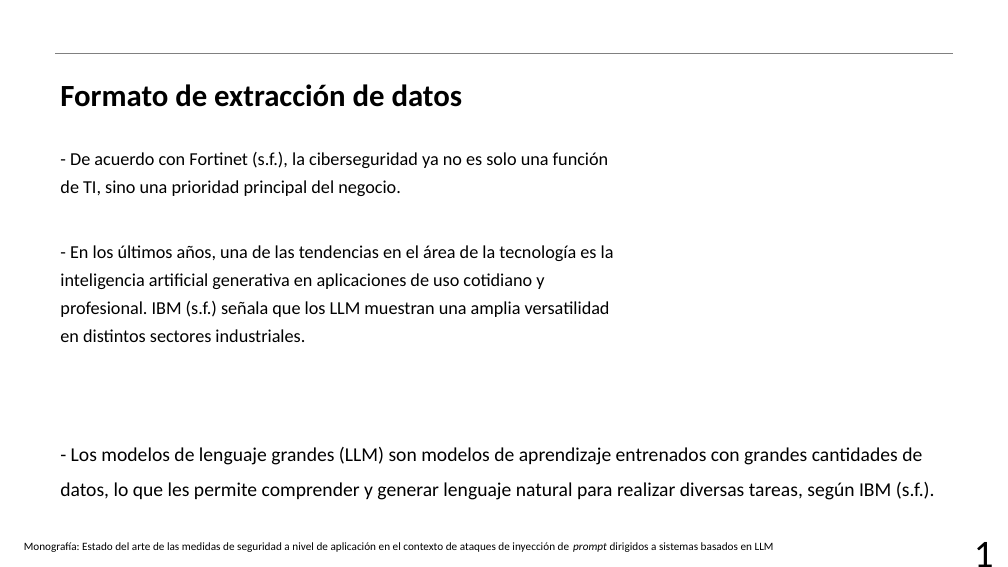
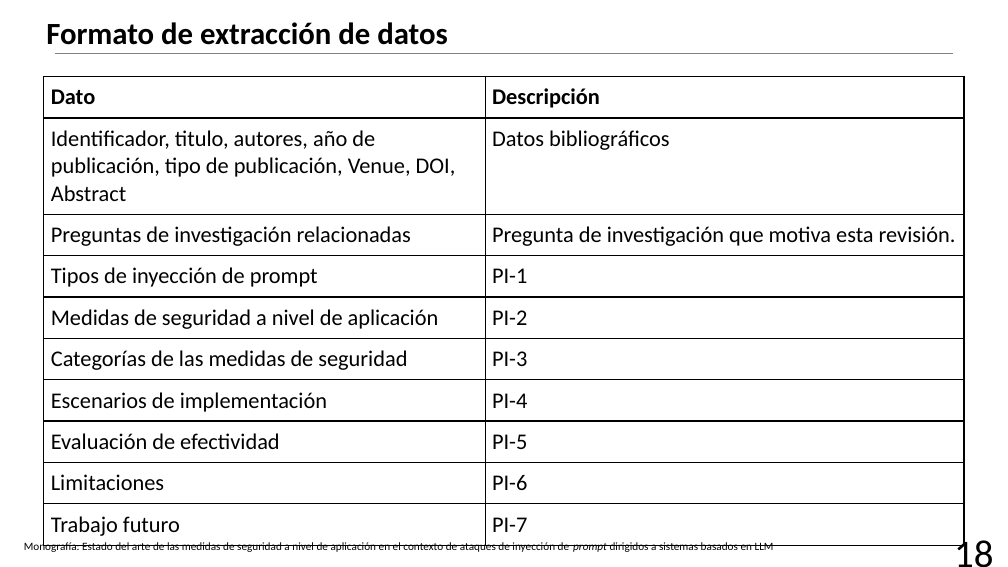
Before and after one commit to AJRx26/semestreVII, a slide deck: slide 19 of proyectoguiado/protocoloRSL/18(RSL)_NunezSanchezAbraham.pptx (slide 14 before the commit). Drawn at 1008x567 pixels with LibreOffice and Linux fonts; fonts in the diff are those of the drawing; background and template pictures are left out. Boxes give left, top, right and bottom in pixels: in the first picture for what was removed or moved away, otherwise in the second. Text is boxed around its words. In the diff, an @@ line names an element or a change of style, - is before the commit and + after.

```diff
--- a/proyectoguiado/protocoloRSL/18(RSL)_NunezSanchezAbraham.pptx
+++ b/proyectoguiado/protocoloRSL/18(RSL)_NunezSanchezAbraham.pptx
@@ title "Formato de extracción de datos": place and size @@
-title "Formato de extracción de datos" at [60,84,463,107]
+title "Formato de extracción de datos" at [46,22,448,45]
@@ table added at [44,77,965,540], 10 rows, 2 columns @@
+Dato | Descripción
+Identificador, titulo, autores, año de publicación, tipo de publicación, Venue, DOI, Abstract | Datos bibliográficos
+Preguntas de investigación relacionadas | Pregunta de investigación que motiva esta revisión.
+Tipos de inyección de prompt | PI-1
+Medidas de seguridad a nivel de aplicación | PI-2
+Categorías de las medidas de seguridad | PI-3
+Escenarios de implementación | PI-4
+Evaluación de efectividad | PI-5
+Limitaciones | PI-6
+Trabajo futuro | PI-7
@@ text removed at [60,152,614,342] @@
-- De acuerdo con Fortinet (s.f.), la ciberseguridad ya no es solo una función de TI, sino una prioridad principal del negocio.
-- En los últimos años, una de las tendencias en el área de la tecnología es la inteligencia artificial generativa en aplicaciones de uso cotidiano y profesional. IBM (s.f.) señala que los LLM muestran una amplia versatilidad en distintos sectores industriales.
@@ text removed at [60,447,935,500] @@
-- Los modelos de lenguaje grandes (LLM) son modelos de aprendizaje entrenados con grandes cantidades de datos, lo que les permite comprender y generar lenguaje natural para realizar diversas tareas, según IBM (s.f.).
@@ text at [943,523,1004,566]: text changed @@
-1
+18
```
Also in this commit, not shown: 16 other slides changed, 6 slides added, 1 slide removed, 5 other files.
